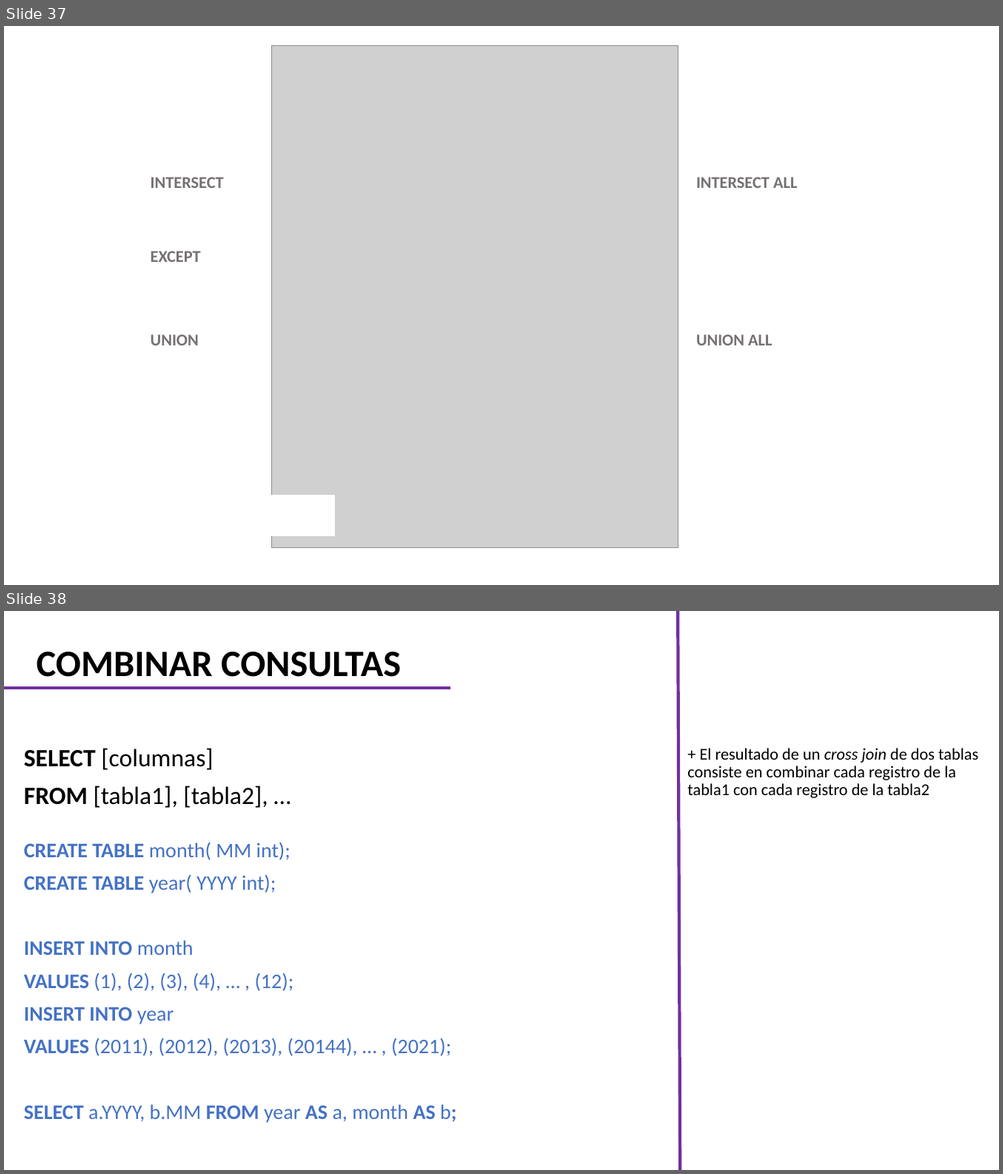
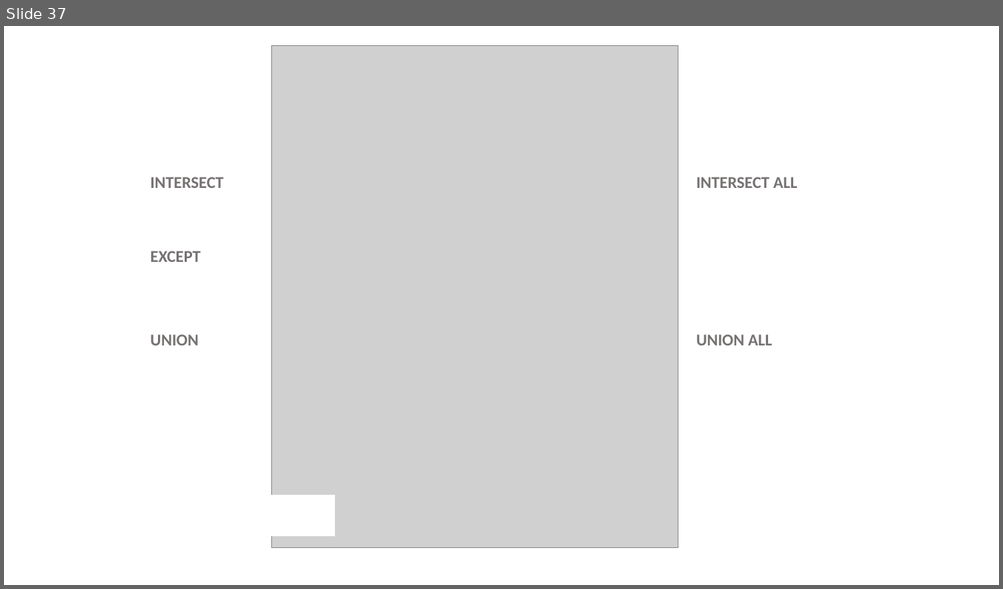
Before and after one commit to CarlosCamposs/Curso-AABD_SQL, a slide deck: Curso AABD-SQL (Notas).pptx. Shown one above the other, each under a label of ours: slides 37 and 38 before the commit, slide 37 after it. The pictures are 1003x1174 and 1003x589 pixels, drawn with LibreOffice and Linux fonts; fonts in the diff are those of the drawing; grey boxes stand for pictures. Boxes give left, top, right and bottom in pixels: in the first picture for what was removed or moved away, otherwise in the second. Text is boxed around its words. In the diff, an @@ line names an element or a change of style, - is before the commit and + after.

```diff
--- a/Curso AABD-SQL (Notas).pptx
+++ b/Curso AABD-SQL (Notas).pptx
@@ slide 38 removed at (x1=4, y1=611, x2=999, y2=1170), background #FFFFFF @@
@@ line removed from (680, 1170) to (677, 611) @@
@@ title removed at (x1=37, y1=652, x2=401, y2=677) @@
-COMBINAR CONSULTAS
@@ line removed from (4, 689) to (450, 689) @@
@@ subtitle removed at (x1=24, y1=748, x2=267, y2=808) @@
-SELECT [columnas]
-FROM [tabla1], [tabla2], …
@@ text removed at (x1=687, y1=748, x2=978, y2=798) @@
-+ El resultado de un cross join de dos tablas consiste en combinar cada registro de la tabla1 con cada registro de la tabla2
@@ text removed at (x1=24, y1=842, x2=456, y2=1123) @@
-CREATE TABLE month( MM int);
-CREATE TABLE year( YYYY int);
-INSERT INTO month
-VALUES (1), (2), (3), (4), … , (12);
-INSERT INTO year
-VALUES (2011), (2012), (2013), (20144), … , (2021);
-SELECT a.YYYY, b.MM FROM year AS a, month AS b;
```
Also in this commit, not shown: 2 slides changed, 5 slides added.
